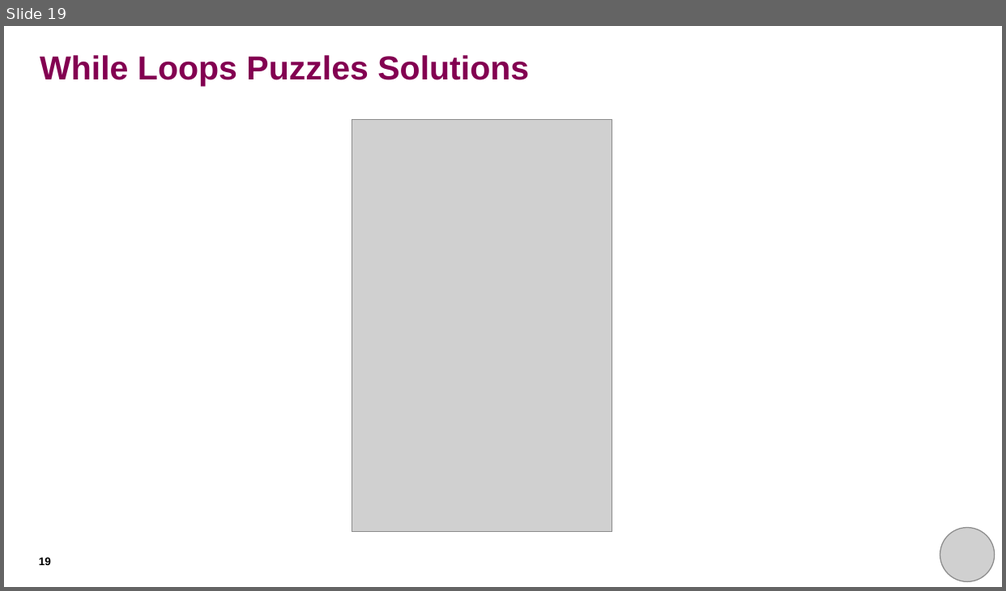
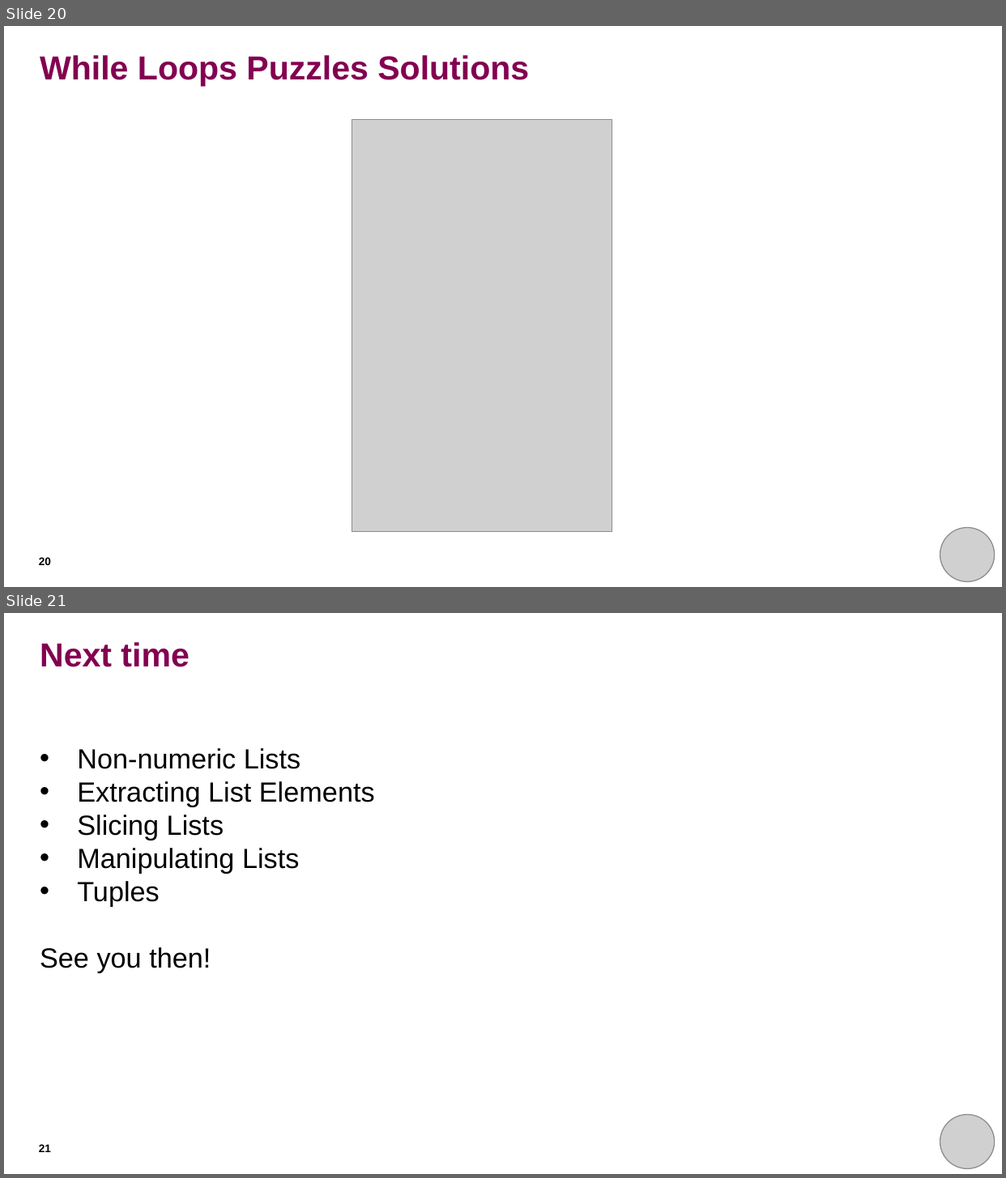
Before and after one commit to rkhetani/beginners-python, a slide deck: session_three/session_three_presentation.pptx. Shown one above the other, each under a label of ours: slide 19 before the commit, slides 20 and 21 after it. The pictures are 1006x591 and 1006x1178 pixels, drawn with LibreOffice and Linux fonts; fonts in the diff are those of the drawing; grey boxes stand for pictures. Boxes give left, top, right and bottom in pixels: in the first picture for what was removed or moved away, otherwise in the second. Text is boxed around its words. In the diff, an @@ line names an element or a change of style, - is before the commit and + after.

```diff
--- a/session_three/session_three_presentation.pptx
+++ b/session_three/session_three_presentation.pptx
@@ slide 21 added at (4,613,1002,1174), background #FFFFFF @@
@@ text added at (40,642,189,667), 24 pt, text #830051, bold @@
+Next time
@@ text added at (40,748,375,973), 20 pt, text #000000 @@
+• Non-numeric Lists
+• Extracting List Elements
+• Slicing Lists
+• Manipulating Lists
+• Tuples
+See you then!
@@ picture added at (940,1115,994,1169) @@
@@ page number added at (39,1144,51,1152), 8 pt, text #000000, bold @@
+21
@@ what was slide 19 is now slide 20 @@
@@ page number at (39,557,51,565): text changed @@
-19
+20
```
Also in this commit, not shown: 6 slides changed, 1 other slide added, 4 other files.
